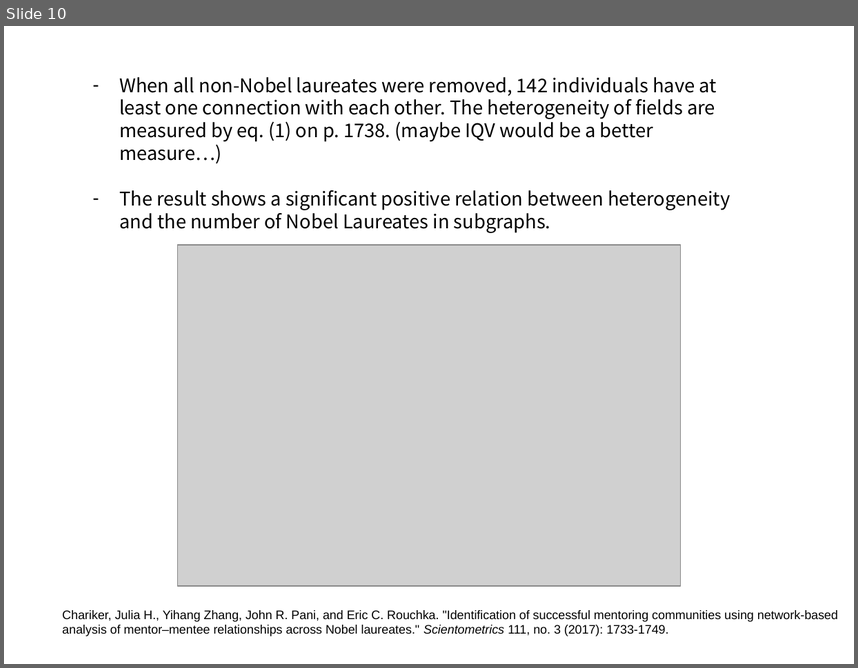
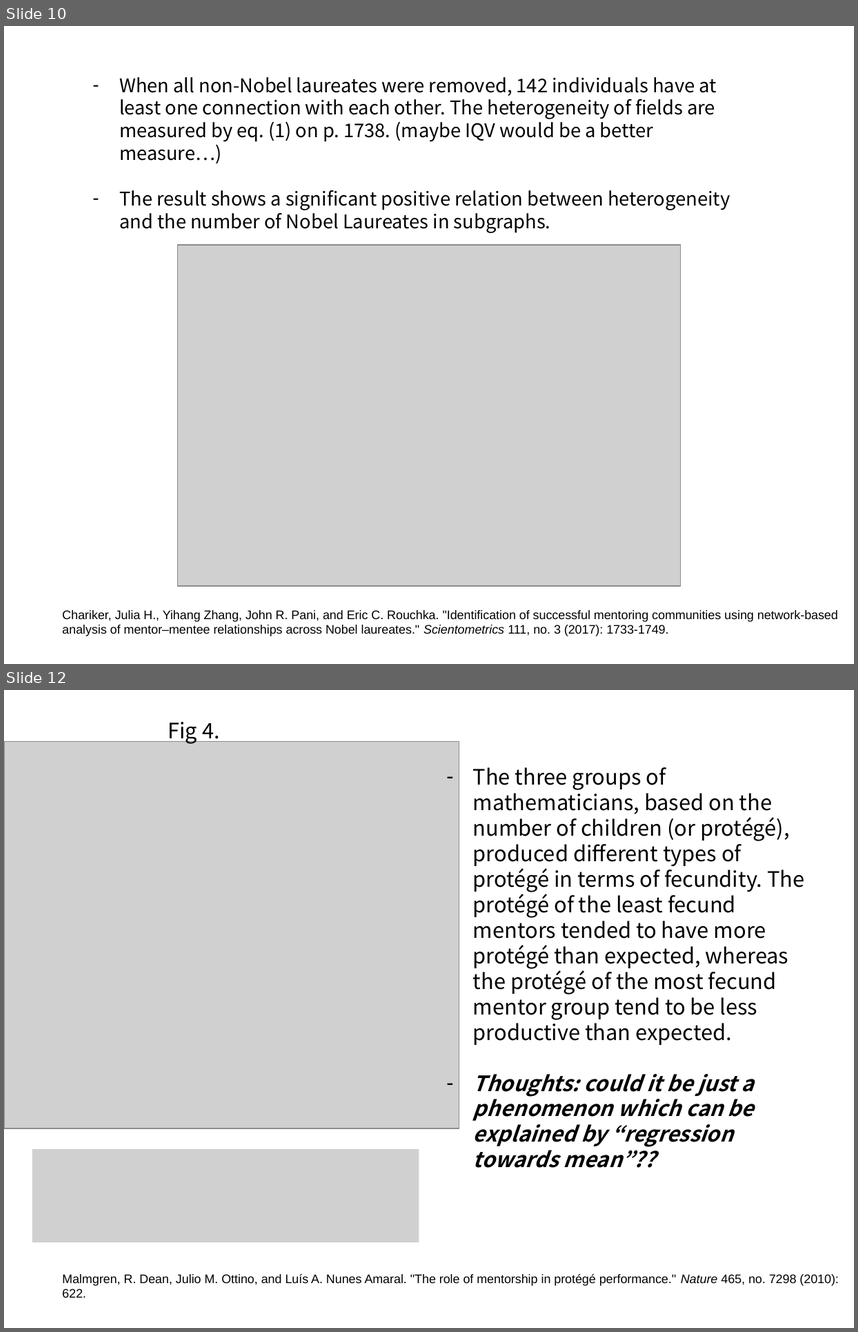
Before and after one commit to Donghyun-Kang-Soc/neurotree_project, a slide deck: NeuroTree_lit_review_Donghyun.pptx. Shown one above the other, each under a label of ours: slide 10 before the commit, slides 10 and 12 after it; the slides between them are not shown. The pictures are 858x668 and 858x1332 pixels, drawn with LibreOffice and Linux fonts; fonts in the diff are those of the drawing; grey boxes stand for pictures. Boxes give left, top, right and bottom in pixels: in the first picture for what was removed or moved away, otherwise in the second. Text is boxed around its words. In the diff, an @@ line names an element or a change of style, - is before the commit and + after.

```diff
--- a/NeuroTree_lit_review_Donghyun.pptx
+++ b/NeuroTree_lit_review_Donghyun.pptx
@@ slide 12 added at <box>4,690,854,1328</box>, background #FFFFFF @@
@@ text added at <box>168,722,220,745</box>, 18 pt, text #000000 @@
+Fig 4.
@@ picture added at <box>4,742,459,1129</box> @@
@@ text added at <box>473,767,804,1167</box>, 18 pt, text #000000 @@
+– The three groups of mathematicians, based on the number of children (or protégé), produced different types of protégé in terms of fecundity. The protégé of the least fecund mentors tended to have more protégé than expected, whereas the protégé of the most fecund mentor group tend to be less productive than expected.
+– Thoughts: could it be just a phenomenon which can be explained by “regression towards mean”??
@@ picture added at <box>32,1149,419,1243</box> @@
@@ text added at <box>62,1273,839,1297</box>, 10.5 pt, text #000000 @@
+Malmgren, R. Dean, Julio M. Ottino, and Luís A. Nunes Amaral. "The role of mentorship in protégé performance." Nature 465, no. 7298 (2010): 622.
```
Also in this commit, not shown: 1 slide changed, 2 other files.
